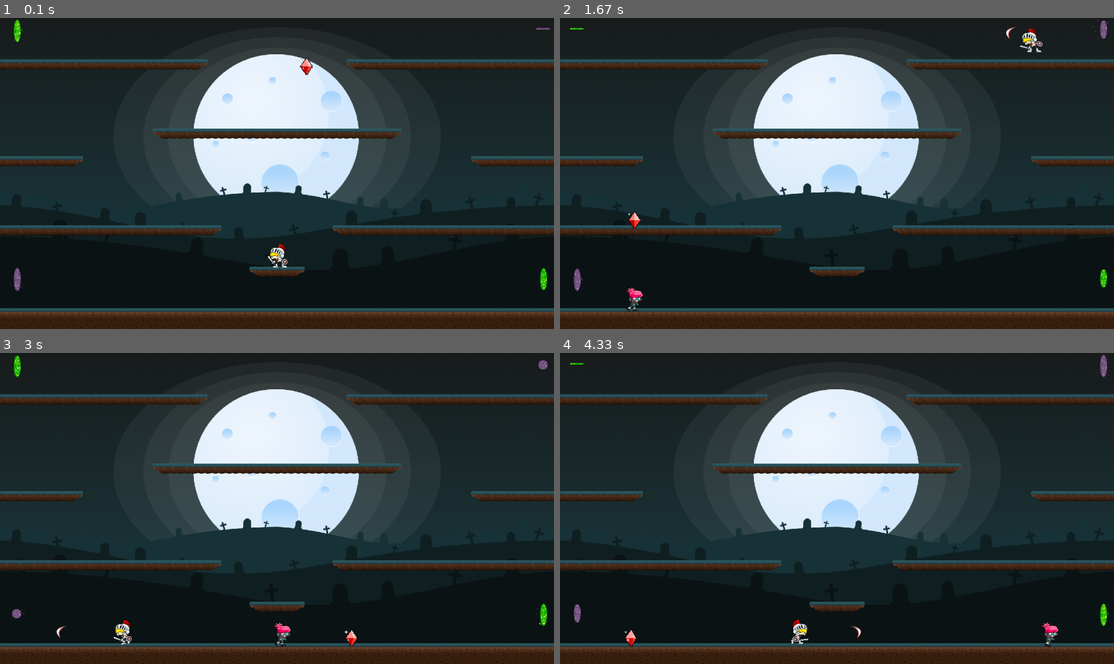
Above: before the commit, frames 1-4 (two rows, left to right).
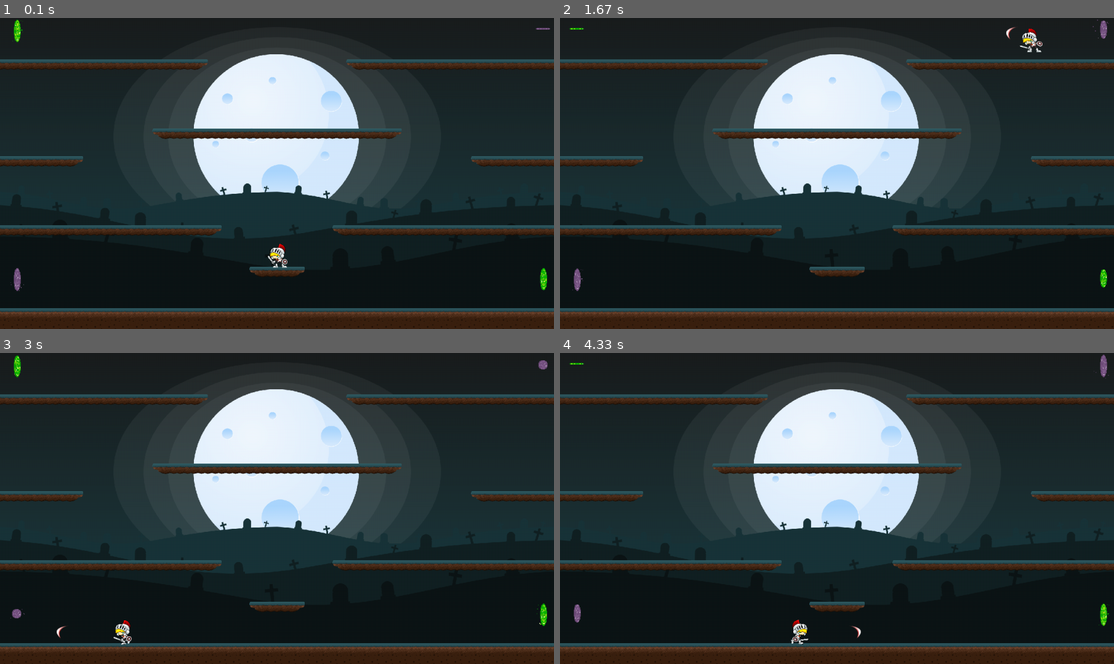
Above: after the commit, the same moments.

Repository: JesusCRIS90/PyGame_Ex
Game: pygame game, started from Zombie Game/ZombieGame.py
Same seed, same stepped clock (60 frames per second), same inputs: the game is played once before the commit and once after it.
Inputs:
- Up to frame 1 (0.1 s): no input
- Up to frame 2 (1.67 s): tap Space at 0.33, 0.73, 1.03, 1.3, 1.6 s; hold Left 0.67-1.2 s; hold Left 1.23-1.63 s
- Up to frame 3 (3 s): hold Up 1.67-2.03 s; tap Space at 1.73, 2.13, 2.43, 2.8 s; hold Right 2.07-2.7 s; hold Left from 2.73 s (still down)
- Up to frame 4 (4.33 s): tap Space at 3.1, 3.3, 3.6, 3.8, 4.13 s; release Left at 3.2 s; hold Right 3.23-3.7 s; hold Up 3.73-4.03 s; hold Right from 4.07 s (still down)

The runs differ from the first frame. In frame 1, less than 0.1% of the frame differs, in the area x 54-57%, y 12-19%; in frame 2, 0.2%; in frame 3, 0.2%, in the area x 49-65%, y 86-95%; in frame 4, 0.2%.

Commit message:
[MOD] Zombie Game v0.1.5

Diff:
--- a/Zombie Game/Enemy.py
+++ b/Zombie Game/Enemy.py
@@ -174,7 +174,7 @@
         else:
             self.desactivate_teleport_count += 1
 
-        if self.desactivate_teleport_count >= 15:
+        if self.desactivate_teleport_count >= 30:
             self.desactivate_teleport_count = 0
             self.teleportActivate = False
 
--- /dev/null
+++ b/Zombie Game/Game_HUD.py
@@ -0,0 +1,112 @@
+"""
+Created on Sat Feb 19 12:52:55 2022
+
+This class is the blueprint for the ZombieGame HUB representation in the game
+
+@author: jesus
+"""
+
+import pygame
+import SettingFile as STF
+import InGame_Parameters as IGP
+
+
+class GameHUD():
+
+    def __init__( self, surf_disp:pygame.display ):
+
+        self.surface_display = surf_disp
+
+        #Set fonts
+        self.title_font = pygame.font.Font("Assets/fonts/Poultrygeist.ttf", 48)
+        self.HUD_font = pygame.font.Font("Assets/fonts/Pixel.ttf", 24)
+
+
+        # Fixed Messages
+        self.game_title = self.title_font.render( STF.GAME_NAME , True, STF.DARKRED )
+        self.game_title_rect = self.game_title.get_rect()
+        self.game_title_rect.center = ( STF.WINDOW_WIDTH//2, STF.WINDOW_HEIGHT//2 - 1.5*STF.FONT_SIZE )
+
+        self.continue_text = self.HUD_font.render("Press 'Enter' key to play", True, STF.WHITE )
+        self.continue_rect = self.continue_text.get_rect()
+        self.continue_rect.center = ( STF.WINDOW_WIDTH//2, STF.WINDOW_HEIGHT//2 + 1.5*STF.FONT_SIZE )
+
+        # Text for GameOver and Reset Screen
+        self.game_over_text = self.HUD_font.render("GAME OVER", True, STF.WHITE )
+        self.game_over_rect = self.game_over_text.get_rect()
+        self.game_over_rect.center = ( STF.WINDOW_WIDTH//2, STF.WINDOW_HEIGHT//2 - 1*STF.FONT_SIZE )
+
+        self.round_completed_text = self.HUD_font.render("You have survived", True, STF.WHITE )
+        self.round_completed_text_rect = self.round_completed_text.get_rect()
+        self.round_completed_text_rect.center = ( STF.WINDOW_WIDTH//2, STF.WINDOW_HEIGHT//2 - 1*STF.FONT_SIZE )
+
+
+
+    def update( self, health:int = 100, time_remain:int = 0 ):
+        if IGP.GAME_PARAMETERS["GameState"] == IGP.GAME_STATES.INIT:
+            self.draw_Init_Screen()
+        if IGP.GAME_PARAMETERS["GameState"] == IGP.GAME_STATES.GAME_OVER:
+            self.draw_GameOver_Screen()
+        if IGP.GAME_PARAMETERS["GameState"] == IGP.GAME_STATES.RUNNING:
+            self.draw_GameScreen()
+        if IGP.GAME_PARAMETERS["GameState"] == IGP.GAME_STATES.LOAD_NEW_ROUND:
+            self.draw_New_Round_Screen()
+
+    def draw_GameOver_Screen( self ):
+        self._updateFinalScore_()
+        self.surface_display.blit( self.game_over_text, self.game_over_rect )
+        self.surface_display.blit( self.continue_text, self.continue_rect )
+        self.surface_display.blit( self.final_score, self.final_score_rect )
+
+
+    def draw_Init_Screen( self ):
+        # self._updateRoundNumber_()
+        self.surface_display.blit( self.game_title, self.game_title_rect )
+        self.surface_display.blit( self.continue_text, self.continue_rect )
+
+
+    def draw_New_Round_Screen( self ):
+        self.surface_display.blit( self.round_completed_text, self.round_completed_text_rect )
+        self.surface_display.blit( self.continue_text, self.continue_rect )
+
+
+    def draw_HUB_GameScreen( self, health:int, time_remain:int ):
+        "Update the Game HUB Screen"
+        self._updateScore_()
+        self._updateLives_( health )
+        self._updateRoundNumber_()
+        self._update_RoundTime_( time_remain )
+        self.surface_display.blit( self.score_text, self.score_rect )
+        self.surface_display.blit( self.lives_text, self.lives_rect )
+        self.surface_display.blit( self.round_text, self.round_rect )
+        self.surface_display.blit( self.round_time_text, self.round_time_text_rect )
+
+
+
+    def _updateScore_( self ):
+        self.score_text = self.HUD_font.render("Score: " + str( IGP.GAME_PARAMETERS["Score"] ), True, STF.WHITE)
+        self.score_rect = self.score_text.get_rect()
+        self.score_rect.centerx = STF.WINDOW_WIDTH//2
+        self.score_rect.top = 10
+
+    def _updateLives_( self, health:int ):
+        self.lives_text = self.HUD_font.render("Health: " + str( health ), True, STF.WHITE)
+        self.lives_rect = self.lives_text.get_rect()
+        self.lives_rect.topright = (STF.WINDOW_WIDTH - 20, 10)
+
+    def _updateRoundNumber_( self ):
+        self.round_text = self.HUD_font.render("Round: " + str( IGP.GAME_PARAMETERS["Round"] ), True, STF.WHITE )
+        self.round_rect = self.round_text.get_rect()
+        self.round_rect.center = ( STF.WINDOW_WIDTH//2, STF.WINDOW_HEIGHT//2 + 0*STF.FONT_SIZE )
+
+    def _update_RoundTime_( self, time_remain ):
+        self.round_time_text = self.HUD_font.render("Round End: " + str( time_remain ), True, STF.WHITE)
+        self.round_time_text_rect = self.round_time_text.get_rect()
+        self.round_time_text_rect.centerx = STF.WINDOW_WIDTH//2
+        self.round_time_text_rect.top = 50
+
+
+    def _updateFinalScore_( self ):
+        self.final_score = self.HUD_font.render("Your Score: " + str( IGP.GAME_PARAMETERS["Score"] ), True, STF.WHITE)
+        self.final_score_rect = self.final_score.get_rect()
+        self.final_score_rect.center = ( STF.WINDOW_WIDTH//2, STF.WINDOW_HEIGHT//2 - (-0.25)*STF.FONT_SIZE )
--- a/Zombie Game/InGame_Parameters.py
+++ b/Zombie Game/InGame_Parameters.py
@@ -20,6 +20,7 @@
     MOVE2RUNNING    = 3
     MOVE2NEWROUND   = 4
     NEXTROUND       = 5
+    LOAD_NEW_ROUND  = 6
 
 """
     Dictionary with main parameters of game
@@ -27,10 +28,11 @@
 GAME_PARAMETERS = {
     "Round": 1,
     "Score": 0,
-    "Lives": 5,
     "GameState": GAME_STATES.INIT,
     "DebugMode": False,
-    "CanvasGame": None
+    "CanvasGame": None,
+    "Rubies_Count": 0,
+    "Zombies_Count": 0
 }
 
 """
--- a/Zombie Game/SettingFile.py
+++ b/Zombie Game/SettingFile.py
@@ -7,7 +7,7 @@
 """
 
 # Game Name
-GAME_NAME = "Zombie Knight"
+GAME_NAME = "Zombie Nightmare"
 
 # Setting for Display
 WINDOW_WIDTH = 1280 ; WINDOW_HEIGHT = 720
@@ -41,3 +41,11 @@
 # Speed Enemies and Player
 ENEMIES_SPEED   = 3;  ENEMIES_BULLET_SPEED    = 10
 PLAYER_SPEED    = 6;  PLAYER_BULLET_SPEED     = 12
+
+# Rubies
+MAX_RUBIES_ALLOWED = 5; STANDAR_RUBY_TIME_CREATION = 10000 # Miliseconds
+
+# Zombies
+MAX_ZOMBIES_ALLOWED = 10; STANDAR_ZOMBI_TIME_CREATION = 10000 # Miliseconds
+
+INITIAL_ROUND_TIME = 30
--- a/Zombie Game/ZombieGame.py
+++ b/Zombie Game/ZombieGame.py
@@ -20,6 +20,11 @@
 # background_rect = background_image.get_rect()
 # background_rect.topleft = (0, 0)
 
+# RUBY_TIMEOUT = pygame.USEREVENT
+RUBY_TIMEOUT        = pygame.event.custom_type()
+ZOMBI_TIMEOUT       = pygame.event.custom_type()
+ONE_SECOND_TIMEOUT  = pygame.event.custom_type()
+
 class ZombieGame( SKG.Game ):
 
     def __init__( self ):
@@ -69,21 +74,78 @@
         self.player = player
         IGP.GAME_SPRITES_GROUPS["Player_Group"].add( player )
 
-
-        # Create a Ruby --> ONLY FOR DEBUGING PROCESS
-        ruby = SCN_OBJ.Ruby( self.sprite_dictionary,
-                                IGP.GAME_SPRITES_GROUPS["Platform_Group"],
-                                IGP.GAME_SPRITES_GROUPS["Portals_Group"] )
-        IGP.GAME_SPRITES_GROUPS["Rubies_Group"].add( ruby )
-
-
-        # Create an Enemy --> ONLY FOR DEBUGING PROCESS
-        enemy = Zombie( self.sprite_dictionary,
-                         IGP.GAME_SPRITES_GROUPS["Platform_Group"],
-                         IGP.GAME_SPRITES_GROUPS["Portals_Group"],
-                         5, 10 )
-        IGP.GAME_SPRITES_GROUPS["Enemies_Group"].add( enemy )
-
+        self.round_time_duration_count = STF.INITIAL_ROUND_TIME
+
+
+        pygame.time.set_timer( RUBY_TIMEOUT, STF.STANDAR_RUBY_TIME_CREATION )
+        pygame.time.set_timer( ZOMBI_TIMEOUT, STF.STANDAR_ZOMBI_TIME_CREATION )
+        pygame.time.set_timer( ONE_SECOND_TIMEOUT, 1000 )
+
+
+    def addRuby( self ):
+
+        if IGP.GAME_PARAMETERS["Rubies_Count"] < STF.MAX_RUBIES_ALLOWED:
+            ruby = SCN_OBJ.Ruby( self.sprite_dictionary,
+                                    IGP.GAME_SPRITES_GROUPS["Platform_Group"],
+                                    IGP.GAME_SPRITES_GROUPS["Portals_Group"] )
+            self.rubi_groups.add( ruby )
+            IGP.GAME_PARAMETERS["Rubies_Count"] += 1
+
+
+    def addZombie( self ):
+
+        round_number = IGP.GAME_PARAMETERS["Round"] + 3
+        if IGP.GAME_PARAMETERS["Zombies_Count"] <= STF.MAX_ZOMBIES_ALLOWED:
+            zombi = Zombie( self.sprite_dictionary,
+                           IGP.GAME_SPRITES_GROUPS["Platform_Group"],
+                           IGP.GAME_SPRITES_GROUPS["Portals_Group"],
+                           round_number, round_number + 5 )
+            self.enemies_group.add( zombi )
+            IGP.GAME_PARAMETERS["Zombies_Count"] += 1
+
+    def resetGame( self ):
+
+        IGP.GAME_PARAMETERS["Score"] = 0
+        IGP.GAME_PARAMETERS["Round"] = 1
+
+        self.round_time_duration_count = STF.INITIAL_ROUND_TIME
+
+        #Reset the player
+        self.player.health = self.player.STARTING_HEALTH
+        self.player.reset()
+
+        #Empty sprite groups
+        self.enemies_group.empty()
+        self.rubi_groups.empty()
+        self.bullet_group.empty()
+
+        # pygame.mixer.music.play(-1, 0.0)
+        pass
+
+
+    def start_new_round( self ):
+
+        IGP.GAME_PARAMETERS["Round"] += 1
+        self.round_time_duration_count += 15
+
+        self.zombie_group.empty()
+        self.ruby_group.empty()
+        self.bullet_group.empty()
+
+        self.player.reset()
+        pass
+
+    def check_GameOver( self ):
+        if self.player.health <= 0:
+            # pygame.mixer.music.stop()
+            # self.pause_game("Game Over! Final Score: " + str(self.score), "Press 'Enter' to play again...")
+            self.reset_game()
+        pass
+
+    def check_RoundCompleted( self ):
+        if self.round_time_duration_count <= 0:
+            print("Round_Complete")
+        pass
 
 
     def __UpdateGameState__( self ):
@@ -141,6 +203,15 @@
                 if event.key == pygame.K_UP:
                     self.player.jump()
 
+            if event.type == RUBY_TIMEOUT:
+                self.addRuby()
+
+            if event.type == ZOMBI_TIMEOUT:
+                    self.addZombie()
+
+            if event.type == ONE_SECOND_TIMEOUT:
+                    self.round_time_duration_count -= 1
+                    self.check_RoundCompleted()
 
 
 
